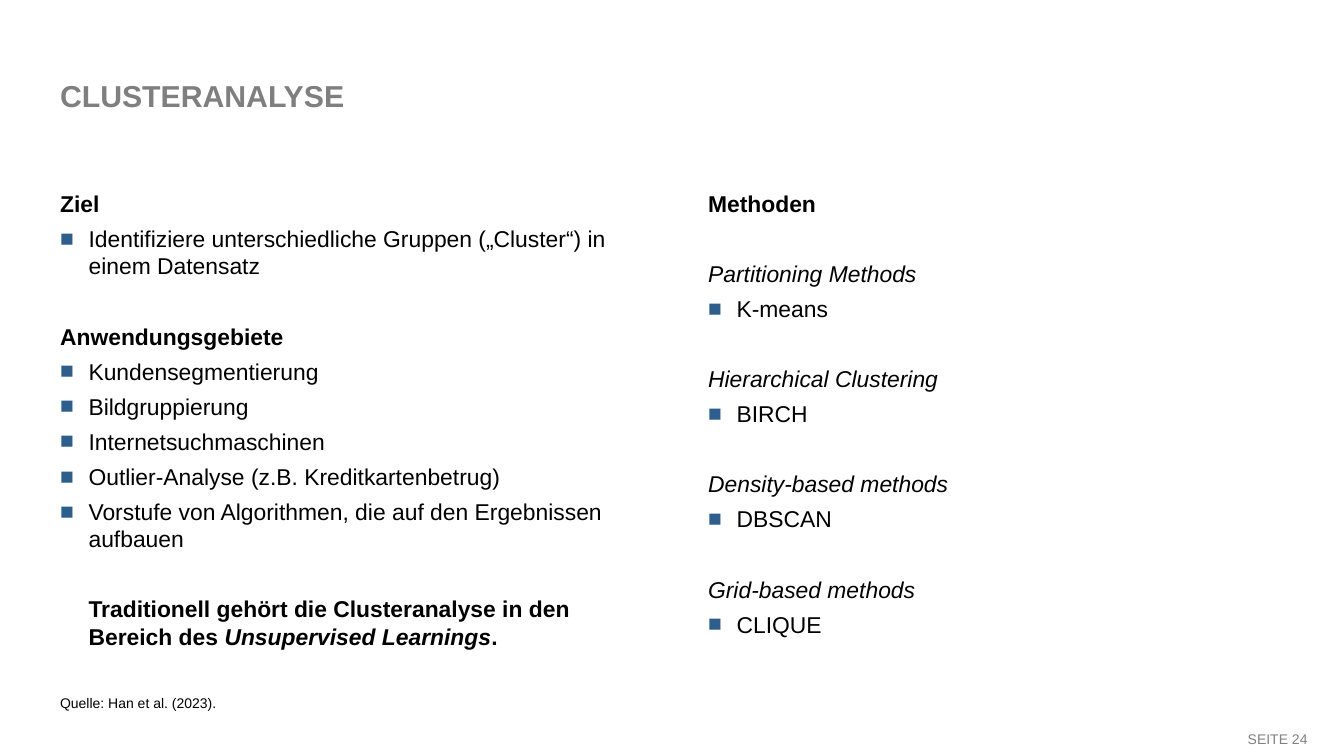
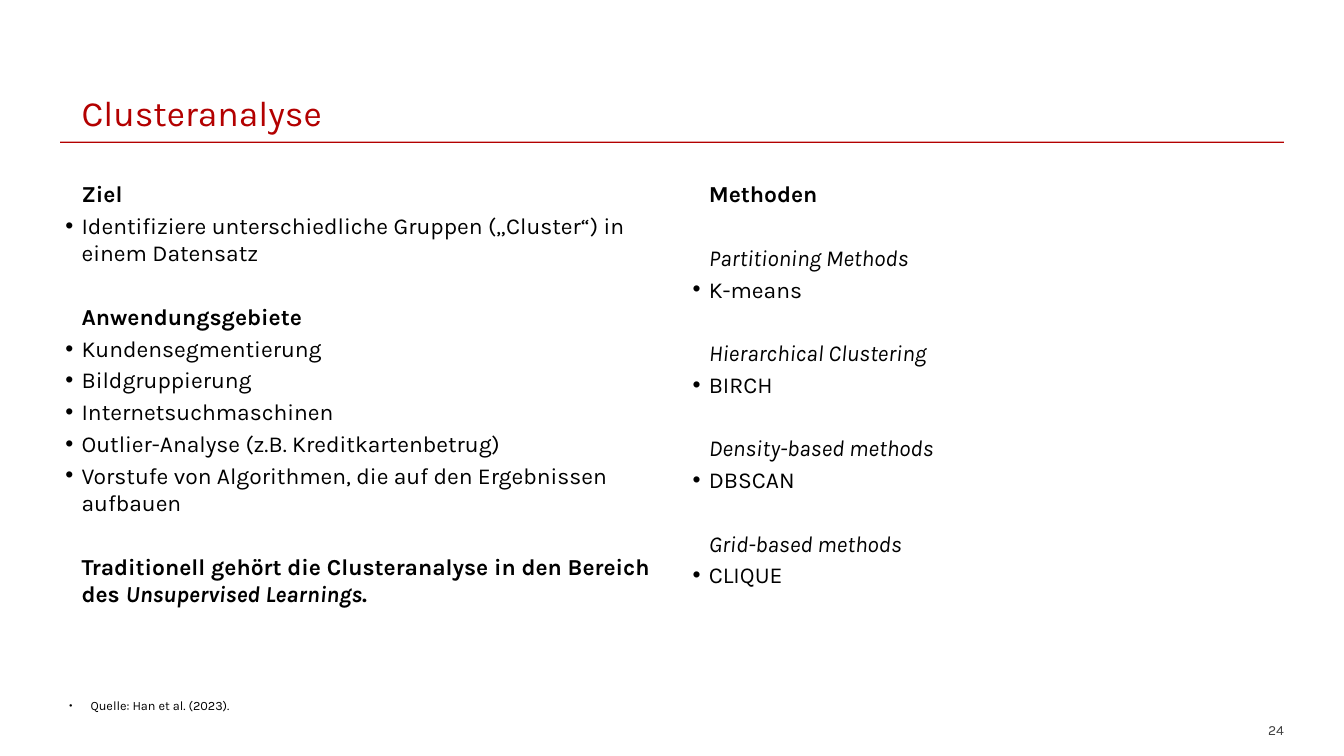
Before and after one commit to franzmohr/intro-data-mining-de, a slide deck: slide 24 of data-mining.odp. Drawn at 1344x756 pixels with LibreOffice and Linux fonts; fonts in the diff are those of the drawing. Boxes give left, top, right and bottom in pixels: in the first picture for what was removed or moved away, otherwise in the second. Text is boxed around its words. In the diff, an @@ line names an element or a change of style, - is before the commit and + after.

```diff
--- a/data-mining.odp
+++ b/data-mining.odp
@@ title "Clusteranalyse" at (82,101,322,134): vertical alignment middle to bottom @@
@@ title at (82,101,322,134): text changed; size 23.8 to 28 pt; font Arial to Karla; text colour #7F7F7F to #B30000; bold off @@
-CLUSTERANALYSE
+Clusteranalyse
@@ line added from (60, 143) to (1284, 143), #B30000 0.99 pt @@
@@ text "Ziel" at (82,185,650,608): font Arial to Karla; indent changed; less space between paragraphs; bullet ■ to •; bullet colour #2E5E8C to #000000 @@
@@ text "Methoden" at (709,186,933,587): font Arial to Karla; indent changed; less space between paragraphs; bullet ■ to •; bullet colour #2E5E8C to #000000 @@
@@ text "Methoden": place and size @@
-text "Methoden" at (708,195,948,638)
+text "Methoden" at (709,186,933,587)
@@ text "Quelle: Han et al. (2023).": place and size @@
-text "Quelle: Han et al. (2023)." at (60,698,216,711)
+text "Quelle: Han et al. (2023)." at (91,701,230,712)
@@ text "Quelle: Han et al. (2023)." at (91,701,230,712): size 11 to 10 pt, font Arial to Karla; bullet none to ●; less space between paragraphs @@
@@ page number at (1268,726,1284,735): vertical alignment middle to bottom @@
@@ page number at (1268,726,1284,735): text changed; font Arial to Karla; text colour #808080 to #404040 @@
-SEITE 24
+24
```
Also in this commit, not shown: 31 other slides changed.
